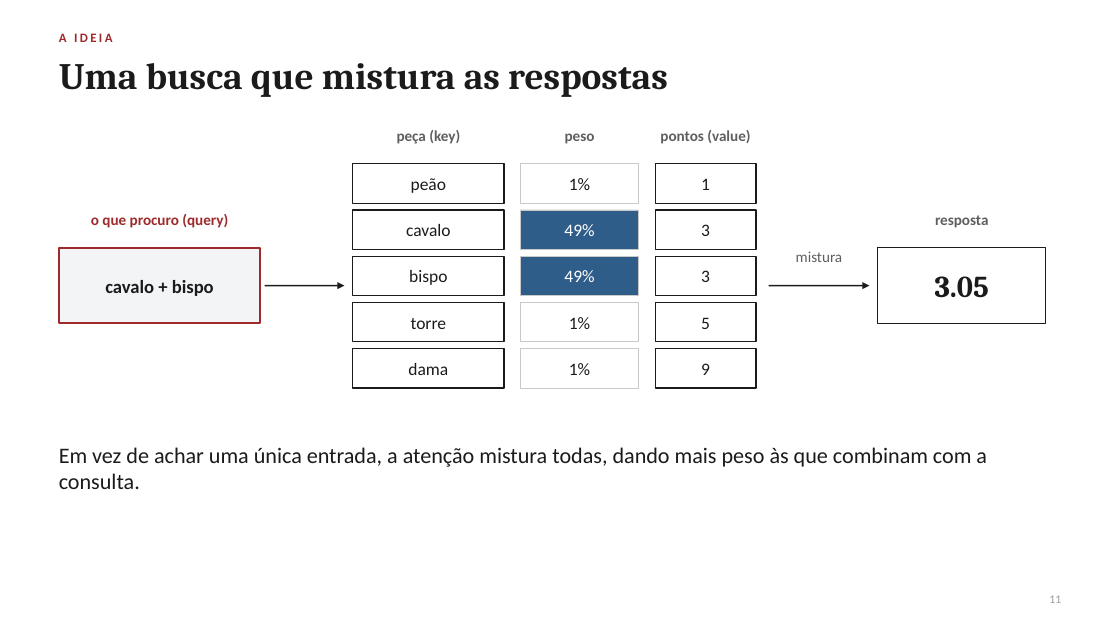
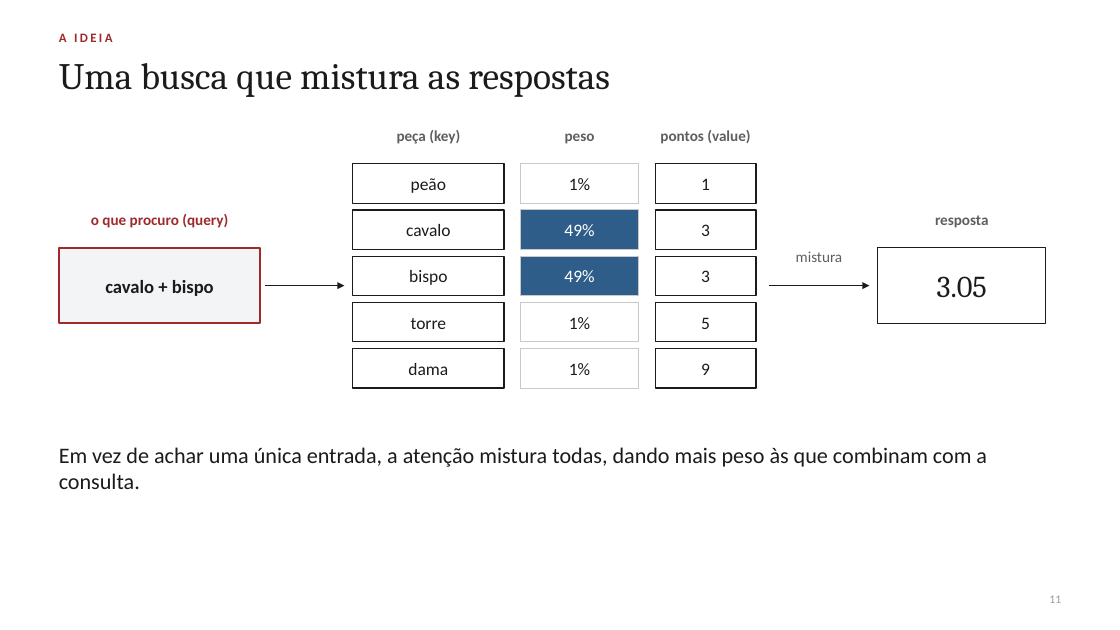
Before and after one commit to giovannibragasv/transformer-do-zero, a slide deck: slide 11 of slides/attention_workshop.pptx. Drawn at 1120x630 pixels with LibreOffice and Linux fonts; fonts in the diff are those of the drawing. Boxes give left, top, right and bottom in pixels: in the first picture for what was removed or moved away, otherwise in the second. Text is boxed around its words. In the diff, an @@ line names an element or a change of style, - is before the commit and + after.

```diff
--- a/slides/attention_workshop.pptx
+++ b/slides/attention_workshop.pptx
@@ text "Uma busca que mistura as ..." at [59,63,610,97]: bold off @@
@@ text "3.05" at [937,276,987,298]: bold off @@
```
Also in this commit, not shown: 24 other slides changed, 5 other files.
